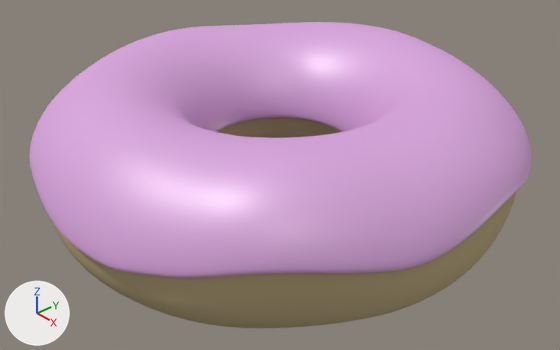
Two versions of the Blender file VR/CafeCrazy/Cafe Crazy/Assets/Models/donut_pink.blend, one commit apart.
Rendered twice from a 50 mm lens placed at (3.29, -2.89, 2.26), pointed at (0.08, -0.05, -0.13). The lights are fixed; the arrows at lower left show +X, +Y and +Z.

Before the edit, the objects in view are built like this:
```python
me_torus = bpy.data.meshes.new('Torus')
me_torus.from_pydata(...)  # 576 vertices, 576 faces; spans x -1.5..1.49, y -1.5..1.47, z -0.5..0.51
me_torus.polygons.foreach_set('use_smooth', [True] * 576)
me_torus.materials.append(mat_material_001)  # beige #bba982
me_torus_001 = bpy.data.meshes.new('Torus.001')
me_torus_001.from_pydata(...)  # 336 vertices, 288 faces; spans x -1.49..1.49, y -1.49..1.47, z -0.02..0.51
me_torus_001.polygons.foreach_set('use_smooth', [True] * 288)
me_torus_001.materials.append(mat_material_002)
ob_torus = bpy.data.objects.new('Torus', me_torus)
ob_torus.location = (0.0, 0.0, 0.0)
_m = ob_torus.modifiers.new('Subsurf', 'SUBSURF')
_m.levels = 2
_m.render_levels = 4
ob_torus_001 = bpy.data.objects.new('Torus.001', me_torus_001)
ob_torus_001.location = (0.0, 0.0, 0.0)
_m = ob_torus_001.modifiers.new('Solidify', 'SOLIDIFY')
_m.thickness = 0.044
_m.offset = 1.0
_m.nonmanifold_thickness_mode = 'FIXED'
_m.nonmanifold_merge_threshold = 0.0003
_m = ob_torus_001.modifiers.new('Subsurf', 'SUBSURF')
_m.render_levels = 4
```
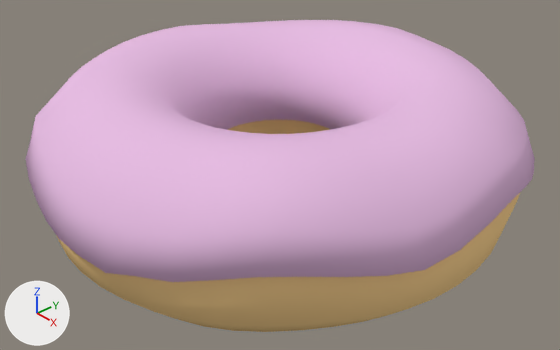
Where the change shows, as pixel boxes [x1, y1, x2, y2] in the pictures (560 x 350 px):
```json
{"object": "Torus.001", "change": "recoloured, modifiers changed", "before": [29, 22, 532, 278], "after": [25, 20, 535, 282]}
{"object": "Torus", "change": "recoloured", "before": [51, 117, 520, 332], "after": [51, 117, 520, 332]}
```

Scene script edits in JSON lines:
```json
{"op": "add", "block": "mat_material", "code": ["mat_material = diffuse_material('Material')", "mat_material.base_color = (0.977, 0.658, 0.288)  # beige #fcd492"]}
{"op": "add", "block": "mat_material_003", "code": ["mat_material_003 = diffuse_material('Material.003')", "mat_material_003.base_color = (0.8, 0.51, 0.767)  # pink #e7bde3"]}
{"block": "me_torus_001", "where": "me_torus_001.from_pydata(...)  # 336 vertices, 288 faces; spans x -1.49..1.49, y -1.49..1.47, z -0.02..0.51"}
{"op": "remove", "block": "me_torus_001", "code": "me_torus_001.materials.append(mat_material_002)"}
{"op": "add", "block": "me_torus_001", "code": "me_torus_001.materials.append(mat_material_003)  # pink #e7bde3"}
{"block": "me_torus", "where": "me_torus.from_pydata(...)  # 576 vertices, 576 faces; spans x -1.5..1.49, y -1.5..1.47, z -0.5..0.51"}
{"op": "remove", "block": "me_torus", "code": "me_torus.materials.append(mat_material_001)  # beige #bba982"}
{"op": "add", "block": "me_torus", "code": "me_torus.materials.append(mat_material)  # beige #fcd492"}
{"block": "ob_torus_001", "where": "_m = ob_torus_001.modifiers.new('Subsurf', 'SUBSURF')"}
{"op": "add", "block": "ob_torus_001", "code": "_m.levels = 0"}
{"op": "set", "path": "_m.render_levels", "old": "4", "new": "0"}
```
